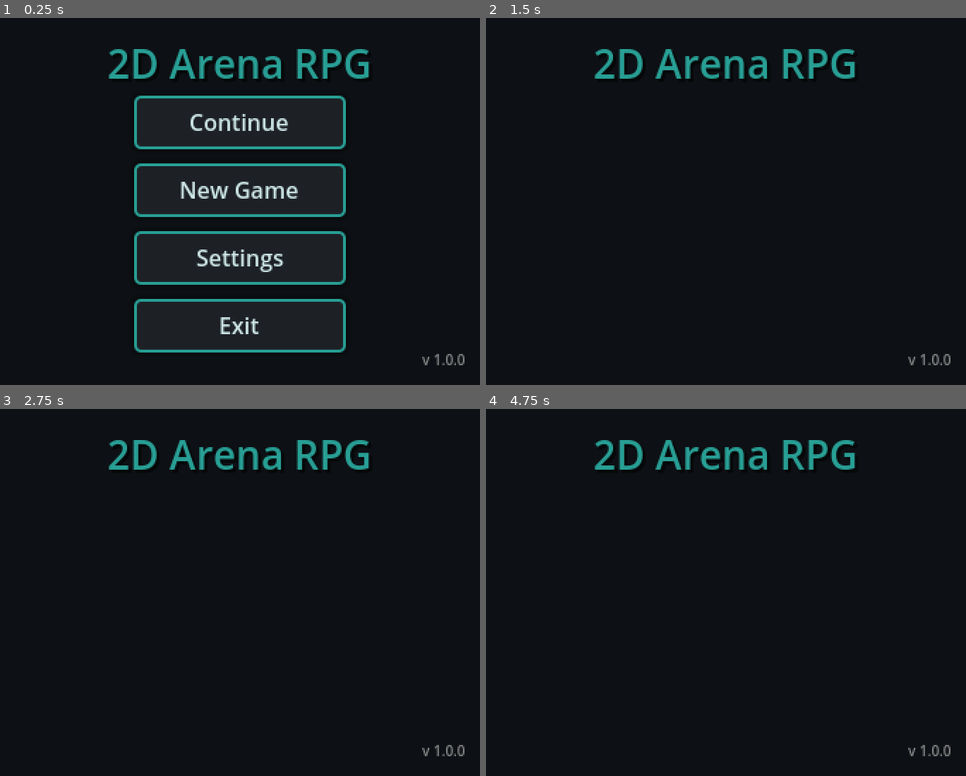
Above: before the commit, frames 1-4 (two rows, left to right).
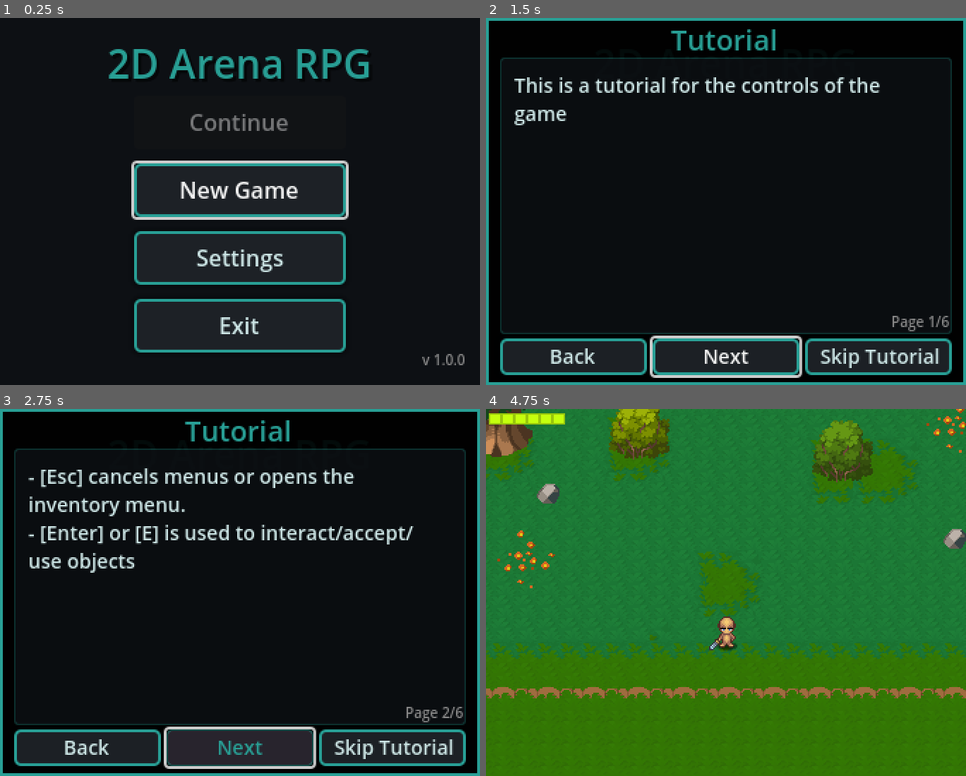
Above: after the commit, the same moments.

Repository: OAMK-Student-Tasks-ArunJ0/OAMK_Godot_Project_ALL
Game: Godot game, scene res://GUI/MainMenu/Scenes/main_menu.tscn
Same seed, same stepped clock (60 frames per second), same inputs: the game is played once before the commit and once after it. Sound files missing from this copy of the repository are replaced by a short silence.
Inputs (mouse positions are in pixels of both pictures, inside the frame that each line leads up to):
- Up to frame 1 (0.25 s): no input
- Up to frame 2 (1.5 s): click "New Game" at 0.5 s; click "Slot 1: Empty" at 1.25 s
- Up to frame 3 (2.75 s): click (240, 746) at 2 s, where only the run after the commit has a clickable "Next"
- Up to frame 4 (4.75 s): click (726, 746) at 2.75 s, where only the run after the commit has a clickable "Next"; click (572, 746) at 3.5 s, where only the run after the commit has a clickable "Back"; click (879, 746) at 4.25 s, where only the run after the commit has a clickable "Skip Tutorial"

The runs differ from the first frame. In frame 1, 2.5% of the frame differs, in the area x 27-73%, y 21-55%; in frame 2, 11%; in frame 3, 16%; in frame 4, 100%, in the area x 0-100%, y 0-100%.
Error before the commit: Stack overflow. Check for infinite recursion in your script. (res://Globals/global_save_manager.gd:194)
Error after the commit: Stack overflow. Check for infinite recursion in your script. (res://Globals/global_save_manager.gd:193)

Commit message:
small things

Diff:
--- a/Godot_Arena_Game/Characters/Enemies/Scenes/Enemies/simple_orc.tscn
+++ b/Godot_Arena_Game/Characters/Enemies/Scenes/Enemies/simple_orc.tscn
@@ -1930,10 +1930,11 @@
 position = Vector2(0, -29)
 
 [node name="VisionRange" parent="." instance=ExtResource("21_i3plo")]
-visible = false
 
 [node name="CollisionPolygon2D" type="CollisionPolygon2D" parent="VisionRange"]
+modulate = Color(0.157606, 0.639619, 0.999461, 1)
 position = Vector2(0, -7)
+scale = Vector2(1.01077, 1)
 polygon = PackedVector2Array(-16, -4, 16, -4, 128, 128, -128, 128)
 
 [node name="EnemyAttackRange" parent="VisionRange" instance=ExtResource("22_mru0h")]
--- a/Godot_Arena_Game/Characters/Enemies/Scripts/General/enemy.gd
+++ b/Godot_Arena_Game/Characters/Enemies/Scripts/General/enemy.gd
@@ -8,10 +8,10 @@
 # If true, use full directional animations; if false, use only side sprites.
 @export var side_or_both_animations = true
 
-# Signals for direction changes, when damaged, and when destroyed.
+# Signals for direction changes, when damaged, and when dead.
 signal direction_changed(new_direction: Vector2)
 signal enemy_damaged(hurt_box: HurtBox)
-signal enemy_destroyed(hurt_box: HurtBox)
+signal enemy_dead(hurt_box: HurtBox)
 
 # Define the four cardinal directions.
 const DIR_4 = [Vector2.RIGHT, Vector2.DOWN, Vector2.LEFT, Vector2.UP]
@@ -125,8 +125,14 @@
 	# Emit appropriate signals based on remaining HP.
 	if hp > 0:
 		enemy_damaged.emit(hurt_box)
+
+		### DEBUG ENEMY TAKE DAMAGE
+		#print("DEBUG: ", name," otti ", hurt_box.damage, " vahinkoa!")
 	else:
-		enemy_destroyed.emit(hurt_box)
+		enemy_dead.emit(hurt_box)
+
+		### DEBUG PLAYER DEAD
+		#print("DEBUG: ", name," kuoli!")
 
 func update_health_bar() -> void:
 	# Delegate updating the health bar to the EnemyHealthBar node.
--- a/Godot_Arena_Game/Characters/Enemies/Scripts/General/enemy_state_machine.gd
+++ b/Godot_Arena_Game/Characters/Enemies/Scripts/General/enemy_state_machine.gd
@@ -49,6 +49,9 @@
 	if current_state:
 		current_state.exit()
 
+	### DEBUG
+	#print(get_parent().name, " vaihtoi tilaan ", new_state.name)
+
 	prev_state = current_state
 	current_state = new_state
 	current_state.enter()
--- a/Godot_Arena_Game/Characters/Enemies/Scripts/General/states/enemy_state_death.gd
+++ b/Godot_Arena_Game/Characters/Enemies/Scripts/General/states/enemy_state_death.gd
@@ -1,5 +1,5 @@
-# enemy_state_destroy.gd
-# This state handles the destruction of an enemy.
+# enemy_state_death.gd
+# This state handles the death of an enemy.
 # When triggered (typically when HP is depleted), it plays a death animation,
 # disables collisions, drops items based on defined drop data, and then frees the enemy node.
 
@@ -19,12 +19,12 @@
 var _direction: Vector2
 
 func init() -> void:
-	# Connect to the enemy_destroyed signal to trigger destruction.
-	enemy.enemy_destroyed.connect(_on_enemy_destroyed)
+	# Connect to the enemy_dead signal to trigger death.
+	enemy.enemy_dead.connect(_on_enemy_death)
 	pass
 
 func enter() -> void:
-	# Make the enemy invulnerable during destruction.
+	# Make the enemy invulnerable during death.
 	enemy.invulnerable = true
 	# Calculate knockback direction based on damage position.
 	_direction = enemy.global_position.direction_to(_damage_position)
@@ -44,7 +44,7 @@
 	enemy.velocity -= enemy.velocity * decelerate_speed * _delta
 	return null
 
-func _on_enemy_destroyed(hurt_box: HurtBox) -> void:
+func _on_enemy_death(hurt_box: HurtBox) -> void:
 	_damage_position = hurt_box.global_position
 	state_machine.change_state(self)
 
--- a/Godot_Arena_Game/Characters/Enemies/Scripts/General/states/enemy_state_hurt.gd
+++ b/Godot_Arena_Game/Characters/Enemies/Scripts/General/states/enemy_state_hurt.gd
@@ -18,6 +18,8 @@
 # Optional: a separate animation player for boss enemies.
 @export var boss_animation_player: AnimationPlayer = null
 
+var start_position
+
 func init() -> void:
 	# Connect to the enemy's damage signal to trigger hurt.
 	enemy.enemy_damaged.connect(_on_enemy_damaged)
@@ -36,6 +38,9 @@
 	# Play the hurt/hurt animation.
 	enemy.update_animation(anim_name)
 	enemy.animation_player.animation_finished.connect(_on_animation_finished)
+
+	### DEBUG TESTING
+	#start_position = enemy.position
 	pass
 
 func exit() -> void:
@@ -48,6 +53,7 @@
 func process(_delta: float) -> EnemyState:
 	# Gradually decelerate the knockback.
 	enemy.velocity -= enemy.velocity * decelerate_speed * _delta
+
 	# Transition to the next state once the animation is finished.
 	if _animation_finished:
 		return next_state
@@ -62,5 +68,9 @@
 	pass
 
 func _on_animation_finished(_a: String) -> void:
+
+	### DEBUG TESTING
+	#print("DEBUG: ", enemy.name, " taaksepusku siirti heitä ", enemy.position.x-start_position.x, " x, ja ", enemy.position.y-start_position.y, " y !")
+
 	_animation_finished = true
 	pass
--- a/Godot_Arena_Game/Characters/Player/Scenes/player.tscn
+++ b/Godot_Arena_Game/Characters/Player/Scenes/player.tscn
@@ -2462,7 +2462,6 @@
 dash_cooldown = 1.5
 
 [node name="Interactions" type="Node2D" parent="."]
-visible = false
 position = Vector2(0.5, -1)
 script = ExtResource("12_0pm0n")
 
--- a/Godot_Arena_Game/Characters/Player/Scripts/abilities/shuriken.gd
+++ b/Godot_Arena_Game/Characters/Player/Scripts/abilities/shuriken.gd
@@ -47,7 +47,6 @@
 func throw(throw_direction: Vector2) -> void:
 	# Initialize the shuriken's damage.
 	shuriken_hurt_box.init_damage(player.ranged_damage)
-	print("shuriken damage is " + str(shuriken_hurt_box.damage))
 	direction = throw_direction
 	speed = max_speed
 	state = State.THROW
--- a/Godot_Arena_Game/Characters/Player/Scripts/player.gd
+++ b/Godot_Arena_Game/Characters/Player/Scripts/player.gd
@@ -77,22 +77,31 @@
 	).normalized()
 	pass
 
+#var print_timer := 0.0
+
 func _physics_process(_delta: float) -> void:
 	# Use built-in move_and_slide for movement.
 	move_and_slide()
+
+	### Debug-viesti: tulostetaan pelaajan nykyinen sijainti
+	#print_timer -= _delta
+	#if print_timer <= 0:
+	#	# Debug-viesti: tulostetaan pelaajan nykyinen sijainti ja suunta sekunnin välein
+	#	print("DEBUG: Pelaajan sijainti:", position)
+	#	print("DEBUG: Current Direction:", direction)
+	#	print_timer = 1.0
+
+	pass
 
 func set_direction() -> bool:
 	# If no input, do nothing.
 	if direction == Vector2.ZERO:
 		return false
-
 	# Calculate an index from the current input direction, adjusted by current facing.
 	var direction_id: int = int(round((direction + cardinal_direction * 0.1).angle() / TAU * DIR_4.size()))
-	var new_dir = DIR_4[direction_id]  # New cardinal direction (0-3).
-
+	var new_dir = DIR_4[direction_id]
 	if new_dir == cardinal_direction:
 		return false
-
 	# Update the facing direction and emit a signal.
 	cardinal_direction = new_dir
 	direction_changed.emit(new_dir)
@@ -122,12 +131,20 @@
 		return
 	# Decrease HP based on the damage value.
 	update_hp(-hurt_box.damage)
+
+
 	if hp > 1:
 		player_damaged.emit(hurt_box)
+
+		### DEBUG PLAYER TAKE DAMAGE
+		print("DEBUG: Pelaaja otti ", hurt_box.damage, " vahinkoa!")
 	else:
 		health_regen = false
 		# Emit death signal when HP falls to 0.
 		player_dead.emit(hurt_box)
+
+		### DEBUG PLAYER DEAD
+		print("DEBUG: Pelaaja kuoli!")
 	pass
 
 func update_hp(delta: int) -> void:
--- a/Godot_Arena_Game/GUI/MainMenu/Scenes/tutorial.tscn
+++ b/Godot_Arena_Game/GUI/MainMenu/Scenes/tutorial.tscn
@@ -95,13 +95,13 @@
 grow_vertical = 2
 theme_override_constants/separation = 3
 
-[node name="PrologueTextPanel" type="Panel" parent="VBoxContainer"]
+[node name="TutorialTextPanel" type="Panel" parent="VBoxContainer"]
 custom_minimum_size = Vector2(0, 150)
 layout_mode = 2
 size_flags_vertical = 3
 theme_override_styles/panel = SubResource("StyleBoxFlat_textbg")
 
-[node name="MarginContainer" type="MarginContainer" parent="VBoxContainer/PrologueTextPanel"]
+[node name="MarginContainer" type="MarginContainer" parent="VBoxContainer/TutorialTextPanel"]
 layout_mode = 1
 anchors_preset = 15
 anchor_right = 1.0
@@ -115,14 +115,14 @@
 theme_override_constants/margin_right = 10
 theme_override_constants/margin_bottom = 10
 
-[node name="PrologueText" type="RichTextLabel" parent="VBoxContainer/PrologueTextPanel/MarginContainer"]
+[node name="TutorialText" type="RichTextLabel" parent="VBoxContainer/TutorialTextPanel/MarginContainer"]
 layout_mode = 2
 theme_override_colors/default_color = Color(0.803922, 0.901961, 0.901961, 1)
 theme_override_font_sizes/normal_font_size = 14
 bbcode_enabled = true
 text = "Tutorial Text"
 
-[node name="PageIndicator" type="Label" parent="VBoxContainer/PrologueTextPanel"]
+[node name="PageIndicator" type="Label" parent="VBoxContainer/TutorialTextPanel"]
 layout_mode = 2
 offset_left = 276.5
 offset_top = 180.0
--- a/Godot_Arena_Game/GUI/MainMenu/Scripts/main_menu.gd
+++ b/Godot_Arena_Game/GUI/MainMenu/Scripts/main_menu.gd
@@ -10,7 +10,7 @@
 @onready var save_slot_menu = $Control/SaveSlotMenu
 @onready var settings_menu = $Control/SettingsMenu
 @onready var main_panel: VBoxContainer = $Control/MainPanel
-@onready var prologue = $Control/Prologue
+@onready var tutorial = $Control/Tutorial
 
 func _ready() -> void:
 	# Connect button signals for menu navigation.
@@ -20,9 +20,9 @@
 	quit_button.pressed.connect(_on_quit_pressed)
 
 	save_slot_menu.back_pressed.connect(_on_slot_menu_back)
-	save_slot_menu.prologue_started.connect(_on_prologue_started)
+	save_slot_menu.tutorial_started.connect(_on_tutorial_started)
 
-	prologue.new_game_started.connect(_on_start_new_game)
+	tutorial.new_game_started.connect(_on_start_new_game)
 
 	settings_menu.back_pressed.connect(_on_settings_back)
 
@@ -30,7 +30,7 @@
 	main_panel.visible = true
 	save_slot_menu.visible = false
 	settings_menu.visible = false
-	prologue.visible = false
+	tutorial.visible = false
 
 	# Enable or disable the continue button based on available saves.
 	update_continue_button()
@@ -71,12 +71,12 @@
 	save_slot_menu.visible = true
 	save_slot_menu.slot1_button.grab_focus()
 
-func _on_prologue_started() -> void:
-	# Transition from the save slot menu to the prologue screen.
+func _on_tutorial_started() -> void:
+	# Transition from the save slot menu to the tutorial screen.
 	main_panel.visible = false
 	save_slot_menu.visible = false
-	prologue.visible = true
-	prologue.next_button.grab_focus()
+	tutorial.visible = true
+	tutorial.next_button.grab_focus()
 
 func _on_start_new_game() -> void:
 	# Begin the new game by loading the first level and setting up the player.
--- a/Godot_Arena_Game/GUI/MainMenu/Scripts/save_slot_menu.gd
+++ b/Godot_Arena_Game/GUI/MainMenu/Scripts/save_slot_menu.gd
@@ -5,7 +5,7 @@
 
 signal save_selected(slot)
 signal back_pressed
-signal prologue_started
+signal tutorial_started
 
 @onready var slot1_button = $VBoxContainer/Slot1
 @onready var slot2_button = $VBoxContainer/Slot2
@@ -15,8 +15,8 @@
 
 # Mode can be "new" or "continue" depending on context.
 var mode: String = "new"
-# Constant for the prologue scene path.
-const PROLOGUE = "res://GUI/MainMenu/Scenes/prologue.tscn"
+# Constant for the tutorial scene path.
+const TUTORIAL = "res://GUI/MainMenu/Scenes/tutorial.tscn"
 
 func _ready() -> void:
 	# Connect each slot button to its selection function.
@@ -61,21 +61,21 @@
 func _on_slot_selected(slot: int) -> void:
 	if mode == "new":
 		# Start a new game in the selected slot.
-		start_prologue(slot)
+		start_tutorial(slot)
 	else:
 		# If continuing, check if the slot has a save.
 		if SaveManager.does_save_exist(slot):
 			continue_game(slot)
 		else:
 			# If empty, treat it as a new game.
-			start_prologue(slot)
+			start_tutorial(slot)
 
 	save_selected.emit(slot)
 
-func start_prologue(slot: int) -> void:
-	# Set the chosen slot for the new game and emit the prologue_started signal.
+func start_tutorial(slot: int) -> void:
+	# Set the chosen slot for the new game and emit the tutorial_started signal.
 	SaveManager.save_slot_to_save = slot
-	prologue_started.emit()
+	tutorial_started.emit()
 
 func continue_game(slot: int) -> void:
 	# Load the game from the selected save slot.
--- a/Godot_Arena_Game/GUI/MainMenu/Scripts/tutorial.gd
+++ b/Godot_Arena_Game/GUI/MainMenu/Scripts/tutorial.gd
@@ -1,5 +1,5 @@
 # tutorial.gd
-# Presents a multi-page tutorial (or prologue) to explain the game controls and mechanics.
+# Presents a multi-page tutorial to explain the game controls and mechanics.
 
 extends Panel
 
@@ -17,8 +17,8 @@
 
 signal new_game_started
 
-@onready var text_label : RichTextLabel = $VBoxContainer/PrologueTextPanel/MarginContainer/PrologueText
-@onready var page_indicator : Label = $VBoxContainer/PrologueTextPanel/PageIndicator
+@onready var text_label : RichTextLabel = $VBoxContainer/TutorialTextPanel/MarginContainer/TutorialText
+@onready var page_indicator : Label = $VBoxContainer/TutorialTextPanel/PageIndicator
 @onready var next_button : Button = $VBoxContainer/HBoxContainer/NextButton
 @onready var skip_button : Button = $VBoxContainer/HBoxContainer/SkipButton
 @onready var back_button : Button = $VBoxContainer/HBoxContainer/BackButton
@@ -37,7 +37,7 @@
 		back_button.pressed.connect(_on_back_pressed)
 		next_button.grab_focus()
 	else:
-		push_error("Prologue node references not found. Check scene structure.")
+		push_error("Tutorial node references not found. Check scene structure.")
 
 func _on_next_pressed() -> void:
 	# Go to the next page.
--- a/Godot_Arena_Game/Globals/global_save_manager.gd
+++ b/Godot_Arena_Game/Globals/global_save_manager.gd
@@ -39,7 +39,6 @@
 	},
 	items = [],
 	persistence = [],
-	quests = [],
 }
 
 # Default settings for audio volumes.
--- a/Godot_Arena_Game/Interactable/GeneralNodes/Scripts/enemy_death_count.gd
+++ b/Godot_Arena_Game/Interactable/GeneralNodes/Scripts/enemy_death_count.gd
@@ -20,7 +20,7 @@
 		# When only one enemy is left (i.e. the one being removed), consider all enemies dead.
 		if enemy_count() <= 1:
 			enemies_dead.emit()
-			print("Enemies in level Dead")
+			###print("Enemies in level Dead")
 	pass
 
 # Returns the number of enemy nodes that are still children of this node.
--- a/Godot_Arena_Game/Levels/Maps/Area01/08_Dungeon.tscn
+++ b/Godot_Arena_Game/Levels/Maps/Area01/08_Dungeon.tscn
@@ -81,7 +81,7 @@
 scale = Vector2(2, 2)
 
 [node name="Chest" parent="." instance=ExtResource("15_yqfbx")]
-position = Vector2(0, 140)
+position = Vector2(-1, 140)
 quantity = 60
 
 [connection signal="activated" from="BodySensor" to="ClosedDoor" method="open_door"]
Not shown: 1 places in Godot_Arena_Game/Characters/Enemies/Scenes/Enemies/orc_boss.tscn that only renumber resources
